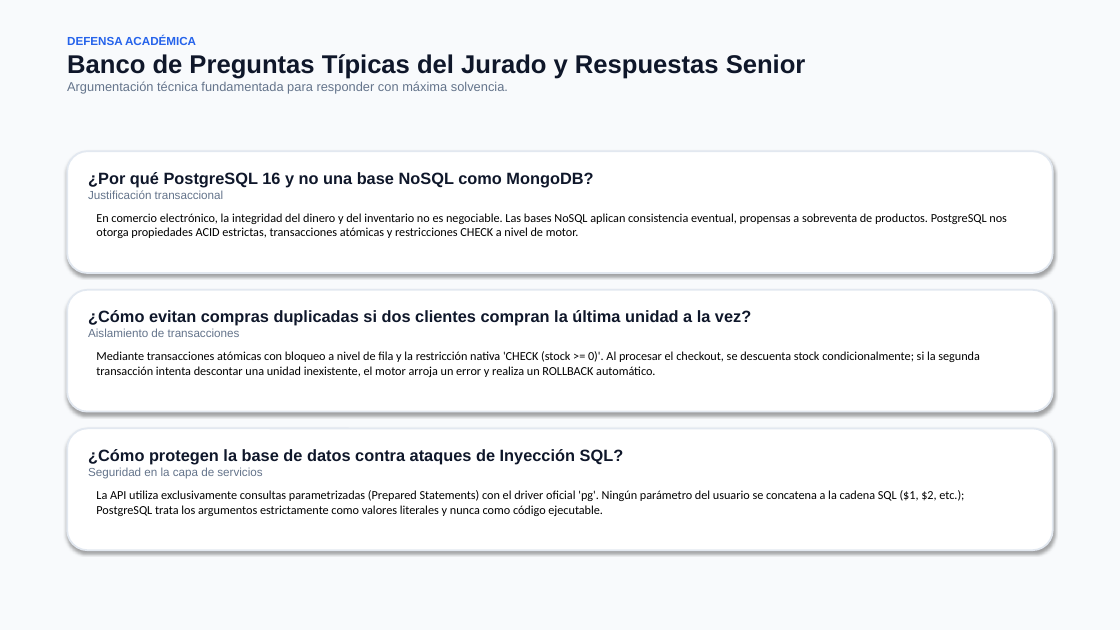
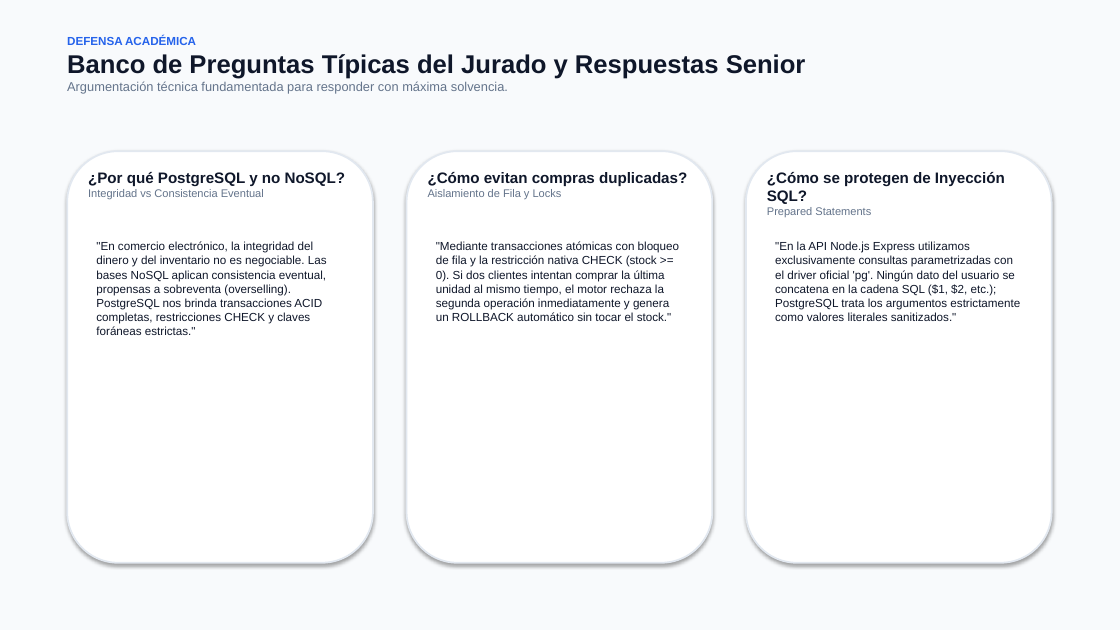
Before and after one commit to LsCallejas/ecommerce-propuesta-visual, a slide deck: slide 19 of docs/presentations/PRESENTACION_ECOMMERCE_Y_BASE_DE_DATOS_DANIEL_CAMPOS.pptx (slide 8 before the commit). Drawn at 1120x630 pixels with LibreOffice and Linux fonts; fonts in the diff are those of the drawing. Boxes give left, top, right and bottom in pixels: in the first picture for what was removed or moved away, otherwise in the second. Text is boxed around its words. In the diff, an @@ line names an element or a change of style, - is before the commit and + after.

```diff
--- a/docs/presentations/PRESENTACION_ECOMMERCE_Y_BASE_DE_DATOS_DANIEL_CAMPOS.pptx
+++ b/docs/presentations/PRESENTACION_ECOMMERCE_Y_BASE_DE_DATOS_DANIEL_CAMPOS.pptx
@@ rounded rectangle: place and size @@
-rounded rectangle at [67,151,1053,273]
+rounded rectangle at [67,151,373,563]
@@ text at [88,172,346,199]: text changed; size 14 to 9.5 pt; text colour #0F172A to #64748B; bold off @@
-¿Por qué PostgreSQL 16 y no una base NoSQL como MongoDB?
-Justificación transaccional
+¿Por qué PostgreSQL y no NoSQL?
+Integridad vs Consistencia Eventual
@@ rounded rectangle: place and size @@
-rounded rectangle at [67,290,1053,412]
+rounded rectangle at [407,151,712,563]
@@ text at [428,172,687,199]: text changed; size 14 to 13 pt @@
-¿Cómo evitan compras duplicadas si dos clientes compran la última unidad a la vez?
-Aislamiento de transacciones
+¿Cómo evitan compras duplicadas?
+Aislamiento de Fila y Locks
@@ rounded rectangle: place and size @@
-rounded rectangle at [67,429,1053,550]
+rounded rectangle at [746,151,1052,563]
@@ text at [767,172,1005,217]: text changed; size 14 to 13 pt @@
-¿Cómo protegen la base de datos contra ataques de Inyección SQL?
-Seguridad en la capa de servicios
+¿Cómo se protegen de Inyección SQL?
+Prepared Statements
@@ text at [96,241,327,335]: text changed; size 10.5 to 10 pt; font Calibri to Arial; text colour #000000 to #0F172A @@
-En comercio electrónico, la integridad del dinero y del inventario no es negociable. Las bases NoSQL aplican consistencia eventual, propensas a sobreventa de productos. PostgreSQL nos otorga propiedades ACID estrictas, transacciones atómicas y restricciones CHECK a nivel de motor.
+"En comercio electrónico, la integridad del dinero y del inventario no es negociable. Las bases NoSQL aplican consistencia eventual, propensas a sobreventa (overselling). PostgreSQL nos brinda transacciones ACID completas, restricciones CHECK y claves foráneas estrictas."
@@ text at [436,241,679,321]: text changed; size 10.5 to 10 pt; font Calibri to Arial; text colour #000000 to #0F172A @@
-Mediante transacciones atómicas con bloqueo a nivel de fila y la restricción nativa 'CHECK (stock >= 0)'. Al procesar el checkout, se descuenta stock condicionalmente; si la segunda transacción intenta descontar una unidad inexistente, el motor arroja un error y realiza un ROLLBACK automático.
+"Mediante transacciones atómicas con bloqueo de fila y la restricción nativa CHECK (stock >= 0). Si dos clientes intentan comprar la última unidad al mismo tiempo, el motor rechaza la segunda operación inmediatamente y genera un ROLLBACK automático sin tocar el stock."
@@ text at [775,241,1020,321]: text changed; size 10.5 to 10 pt; font Calibri to Arial; text colour #000000 to #0F172A @@
-La API utiliza exclusivamente consultas parametrizadas (Prepared Statements) con el driver oficial 'pg'. Ningún parámetro del usuario se concatena a la cadena SQL ($1, $2, etc.); PostgreSQL trata los argumentos estrictamente como valores literales y nunca como código ejecutable.
+"En la API Node.js Express utilizamos exclusivamente consultas parametrizadas con el driver oficial 'pg'. Ningún dato del usuario se concatena en la cadena SQL ($1, $2, etc.); PostgreSQL trata los argumentos estrictamente como valores literales sanitizados."
```
Also in this commit, not shown: 5 other slides changed, 14 slides added, 3 slides removed, 2 other files.
